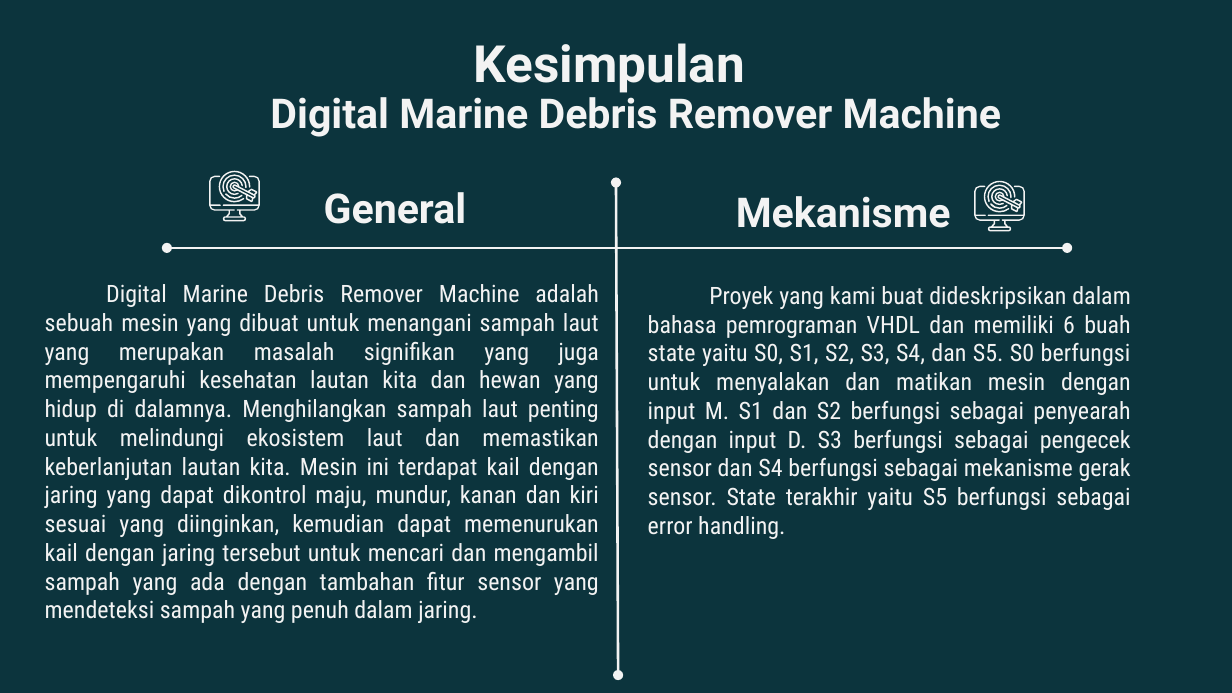
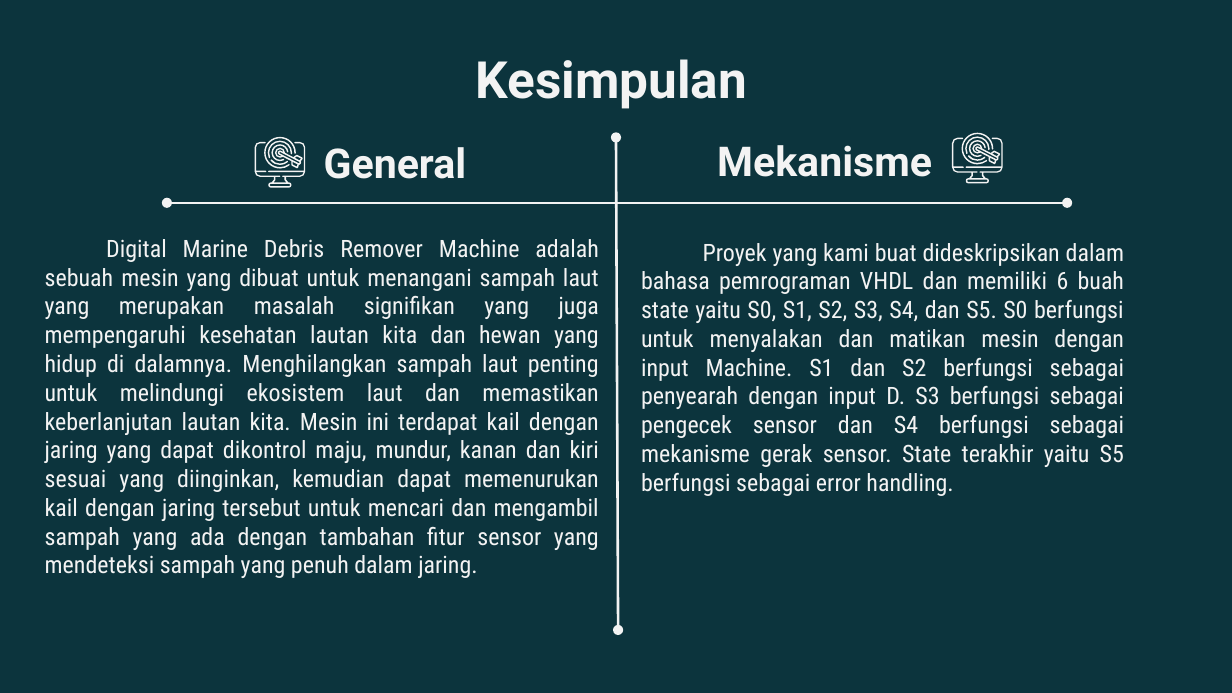
Before and after one commit to varrel123/Digital-Marine-Debris-Remover-Machine---A9, a slide deck: slide 9 of PPT_A9_Digital Marine Debris Remover Machine.pptx. Drawn at 1232x693 pixels with LibreOffice and Linux fonts; fonts in the diff are those of the drawing; background and template pictures are left out. Boxes give left, top, right and bottom in pixels: in the first picture for what was removed or moved away, otherwise in the second. Text is boxed around its words. In the diff, an @@ line names an element or a change of style, - is before the commit and + after.

```diff
--- a/PPT_A9_Digital Marine Debris Remover Machine.pptx
+++ b/PPT_A9_Digital Marine Debris Remover Machine.pptx
@@ title "Kesimpulan": place and size @@
-title "Kesimpulan" at box(474, 43, 745, 93)
+title "Kesimpulan" at box(476, 59, 747, 109)
@@ text removed at box(270, 91, 1001, 137) @@
-Digital Marine Debris Remover Machine
@@ 6 freeform shapes: place and size @@
-6 freeform shapes at box(209, 171, 260, 222)
+6 freeform shapes at box(255, 137, 306, 187)
@@ 3 freeform shapes, 1 text: place and size @@
-3 freeform shapes, 1 text at box(736, 181, 1023, 228)
+3 freeform shapes, 1 text at box(717, 133, 1000, 177)
@@ 3 freeform shapes: place and size @@
-3 freeform shapes at box(975, 186, 1025, 232)
+3 freeform shapes at box(952, 138, 1003, 184)
@@ 2 texts, 2 double arrows: place and size @@
-2 texts, 2 double arrows at box(45, 182, 1067, 675)
+2 texts, 2 double arrows at box(45, 138, 1067, 630)
@@ text at box(641, 243, 1124, 496): text changed @@
-Proyek yang kami buat dideskripsikan dalam bahasa pemrograman VHDL dan memiliki 6 buah state yaitu S0, S1, S2, S3, S4, dan S5. S0 berfungsi untuk menyalakan dan matikan mesin dengan input M. S1 dan S2 berfungsi sebagai penyearah dengan input D. S3 berfungsi sebagai pengecek sensor dan S4 berfungsi sebagai mekanisme gerak sensor. State terakhir yaitu S5 berfungsi sebagai error handling.
+Proyek yang kami buat dideskripsikan dalam bahasa pemrograman VHDL dan memiliki 6 buah state yaitu S0, S1, S2, S3, S4, dan S5. S0 berfungsi untuk menyalakan dan matikan mesin dengan input Machine. S1 dan S2 berfungsi sebagai penyearah dengan input D. S3 berfungsi sebagai pengecek sensor dan S4 berfungsi sebagai mekanisme gerak sensor. State terakhir yaitu S5 berfungsi sebagai error handling.
```
Also in this commit, not shown: 7 other slides changed, 7 other files.
